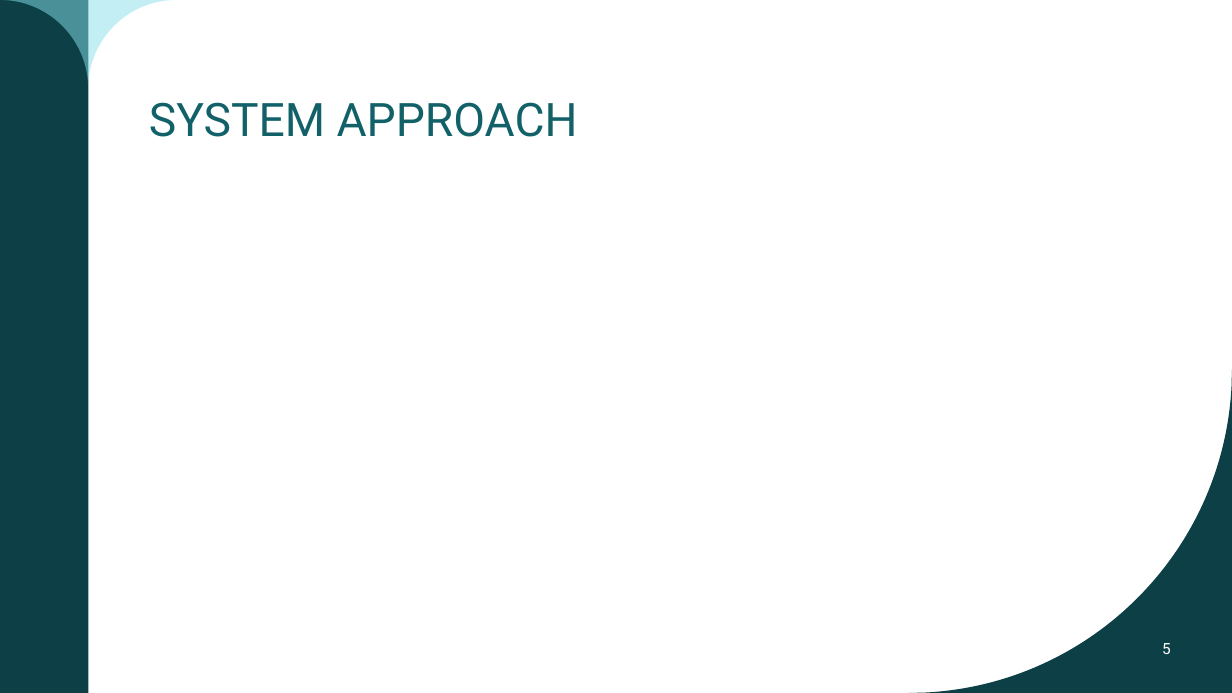
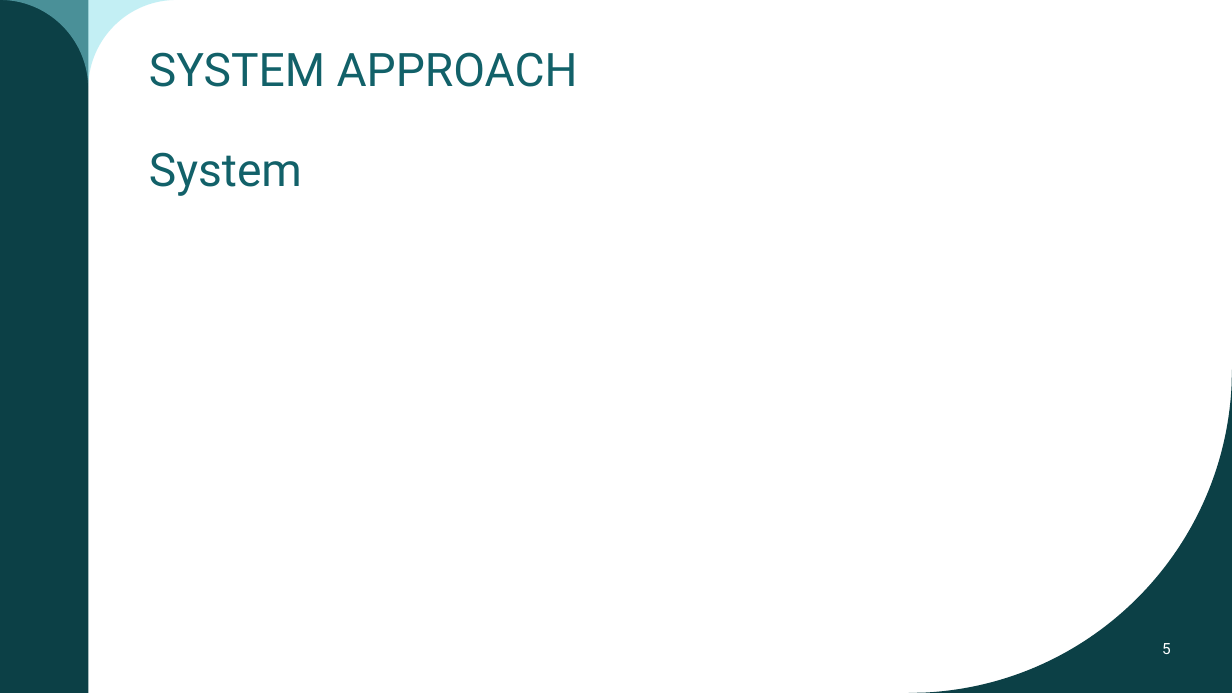
Before and after one commit to Sbragul26/SMS-Spam-classifier, a slide deck: slide 5 of PROJECT PRE.pptx. Drawn at 1232x693 pixels with LibreOffice and Linux fonts; fonts in the diff are those of the drawing. Boxes give left, top, right and bottom in pixels: in the first picture for what was removed or moved away, otherwise in the second. Text is boxed around its words. In the diff, an @@ line names an element or a change of style, - is before the commit and + after.

Commit message:
updated ppt

```diff
--- a/PROJECT PRE.pptx
+++ b/PROJECT PRE.pptx
@@ title at box(149, 52, 578, 196): text changed @@
-SYSTEM APPROACH
+SYSTEM APPROACH
+System
```
